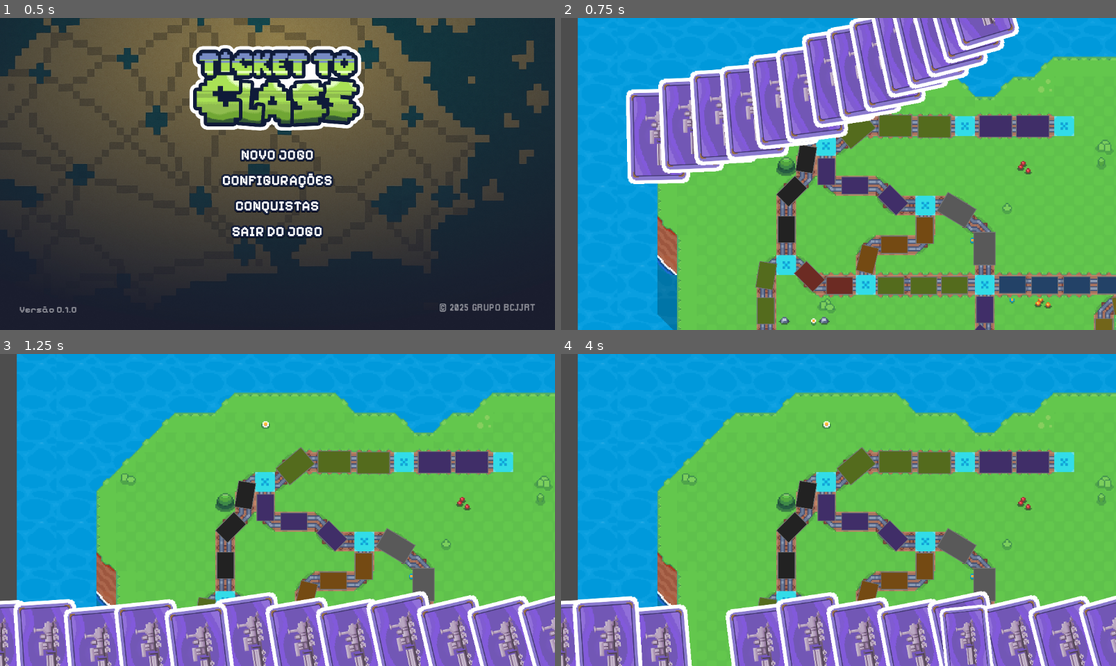
Above: before the commit, frames 1-4 (two rows, left to right).
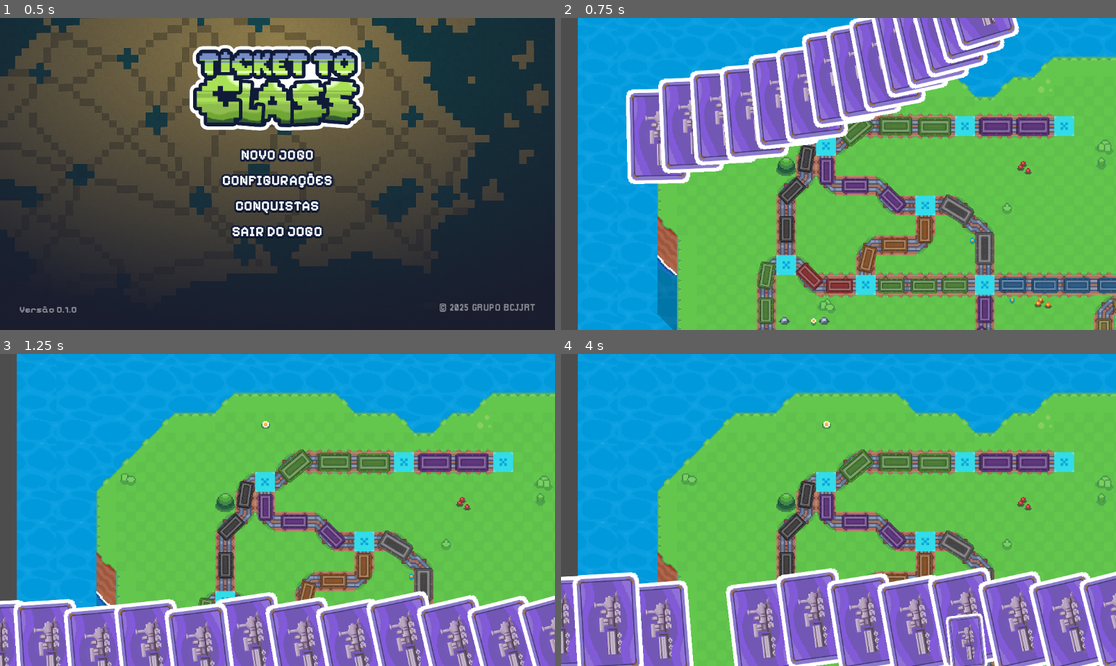
Above: after the commit, the same moments.

Repository: rafaamparo/ticket-to-ride-es2
Game: Godot game, scene res://scenes/main_menu.tscn
Two runs of this game, one before a commit and one after it. Both use one fixed random seed, a clock stepped at 60 frames per second and the inputs below.
Inputs (mouse positions are in pixels of both pictures, inside the frame that each line leads up to):
- Up to frame 1 (0.5 s): no input
- Up to frame 2 (0.75 s): tap Enter at 0.5 s; drag from (838, 155) to (894, 105) at 0.52 s
- Up to frame 3 (1.25 s): no input
- Up to frame 4 (4 s): tap Space at 1.25 s; drag from (605, 647) to (760, 653) at 1.27 s; move the mouse to (660, 653) at 2.02 s; click (660, 653) at 2.17 s; tap Enter at 2.75 s; drag from (710, 647) to (916, 650) at 2.77 s; drag from (760, 653) to (966, 641) at 3.52 s

Frame 1 is identical in both runs. In frame 2, 6.4% of the frame differs, in the area x 34-100%, y 30-100%; in frame 3, 3.8%; in frame 4, 25%, in the area x 0-100%, y 29-100%.

Commit message:
Update asset references and improve visual effects
Replaces the texture used for the 'vagao' scene with a new full spreadsheet for better visuals.

Enhances the saturation and opacity adjustments in the sprite logic to improve visual feedback during capture states.

Modifies tween properties for scale during drag operations to create smoother animations.

Updates the trail color for better visual distinction in the game scene.

Diff:
--- a/game_assets/game_scene/object_scenes/caminhos/vagao.tscn
+++ b/game_assets/game_scene/object_scenes/caminhos/vagao.tscn
@@ -1,7 +1,7 @@
 [gd_scene load_steps=4 format=3 uid="uid://j2ecbyo8q7o7"]
 
 [ext_resource type="Script" path="res://game_assets/game_scene/object_scenes/caminhos/vagoes.gd" id="1_apm3g"]
-[ext_resource type="Texture2D" uid="uid://b8svqg08sescc" path="res://game_assets/game_scene/vagoes_speadsheet.png" id="1_itrfr"]
+[ext_resource type="Texture2D" uid="uid://dsox2ylom26c3" path="res://game_assets/game_scene/vagao_full_spreadsheet.png" id="2_p60vx"]
 
 [sub_resource type="RectangleShape2D" id="RectangleShape2D_qt8xo"]
 size = Vector2(46, 70)
@@ -11,7 +11,7 @@
 
 [node name="Sprite2D" type="Sprite2D" parent="."]
 scale = Vector2(0.4, 0.4)
-texture = ExtResource("1_itrfr")
+texture = ExtResource("2_p60vx")
 hframes = 2
 vframes = 4
 frame = 7
--- a/game_assets/game_scene/object_scenes/caminhos/vagoes.gd
+++ b/game_assets/game_scene/object_scenes/caminhos/vagoes.gd
@@ -18,21 +18,28 @@
 func update_saturation(is_captured: bool) -> void:
 	if sprite:
 		if not is_captured:
-			sprite.modulate.v = 0.5 # 50% saturation
+			sprite.modulate.v = 1 # 50% saturation
+			sprite.modulate.r = 0.8 # 50% saturation
+			sprite.modulate.g = 0.8 # 50% saturation
+			sprite.modulate.b = 0.8 # 50% saturation
+			# reduce opacity to make it look faded
+			sprite.modulate.a = 0.9 # 50% opacity
 		else:
-			sprite.modulate.v = 1.0 # 100% saturation (full color)
+			sprite.modulate.a = 1
+			sprite.modulate.v = 1.2 # 100% saturation (full color)
+			# make it brighter by increasing the value (brightness)
+			sprite.modulate.r = 1.2
+			sprite.modulate.g = 1.2
+			sprite.modulate.b = 1.2
 
 func highlight() -> void:
-	# Highlight is for when the vagao is selected or hovered. I would like to to change scale and make it glow.
 	if sprite:
 		var tween = get_tree().create_tween()
 		tween.tween_property(sprite, "scale", initial_scale * 1.2, 0.2) # Increase size by 20%
 		tween.set_ease(Tween.EASE_IN_OUT)
-		# sprite.modulate = Color(1.0, 1.0, 0.25, 1.0) # Tint yellow, allowing some blue from the texture to show
 
 func unhighlight() -> void:
 	if sprite:
 		var tween = get_tree().create_tween()
-		tween.tween_property(sprite, "scale", initial_scale, 0.2) # Reset scale to initial size
+		tween.tween_property(sprite, "scale", initial_scale, 0.2)
 		tween.set_ease(Tween.EASE_IN_OUT)
-		# sprite.modulate = Color(1, 1, 1, 1) # Reset color to white
--- a/game_assets/game_scene/object_scripts/cartas_mao_jogador.gd
+++ b/game_assets/game_scene/object_scripts/cartas_mao_jogador.gd
@@ -100,7 +100,8 @@
 
 func start_drag(carta):
 	cardBeingDragged = carta
-	carta.scale = Vector2(0.65, 0.65)
+	var tween = get_tree().create_tween()
+	tween.tween_property(carta, "scale", Vector2(0.5, 0.5), 0.1).set_ease(Tween.EASE_OUT)
 
 func stop_drag():
 	if cardBeingDragged != null:
@@ -155,19 +156,21 @@
 						var random_offset = Vector2(randf_range(-10.0, 10.0), randf_range(-10.0, 10.0))
 						var target_position = freeze_position + random_offset
 
-						gather_animation_tween.tween_property(carta_to_animate, "position", target_position, 0.3).set_trans(Tween.TRANS_SINE).set_ease(Tween.EASE_OUT)
-						gather_animation_tween.tween_property(carta_to_animate, "scale", Vector2(0.5, 0.5), 0.3).set_trans(Tween.TRANS_SINE).set_ease(Tween.EASE_OUT)
+						gather_animation_tween.tween_property(carta_to_animate, "position", target_position, 0.4).set_trans(Tween.TRANS_SINE).set_ease(Tween.EASE_OUT)
+						gather_animation_tween.tween_property(carta_to_animate, "scale", Vector2(0,0), 0.4).set_trans(Tween.TRANS_SINE).set_ease(Tween.EASE_OUT)
 
 						if is_instance_valid(actual_card_being_dragged):
 							carta_to_animate.z_index = actual_card_being_dragged.z_index - 1
 						else:
 							carta_to_animate.z_index = 90
+					gather_animation_tween.tween_property(actual_card_being_dragged, "scale", Vector2(0,0), 0.4).set_trans(Tween.TRANS_SINE).set_ease(Tween.EASE_OUT)
+					animation_added = true
 
 					if animation_added:
 						await gather_animation_tween.finished
 
 					for carta_usada in cartas_a_serem_usadas:
-						carta_usada.scale = Vector2(0.5, 0.5)
+						# carta_usada.scale = Vector2(0.5, 0.5)
 						removerCartaDaMao(carta_usada, false)
 						if is_instance_valid(carta_usada):
 							carta_usada.queue_free()
--- a/scenes/game_scene.tscn
+++ b/scenes/game_scene.tscn
@@ -569,7 +569,7 @@
 
 [node name="TrilhaVagao34" type="Node2D" parent="GerenciadorDeTrilhas"]
 script = ExtResource("4_5jc4f")
-cor_trilha = "marrom"
+cor_trilha = "cinza"
 
 [node name="Vagoes" parent="GerenciadorDeTrilhas/TrilhaVagao34" instance=ExtResource("5_k8cfs")]
 position = Vector2(786, 401)
Binary file added: game_assets/game_scene/vagao_full_spreadsheet.png
Not shown, added: game_assets/game_scene/vagao_full_spreadsheet.png.import
Binary file added: game_assets/game_scene/vagao_spreadsheet.png
Not shown, added: game_assets/game_scene/vagao_spreadsheet.png.import
